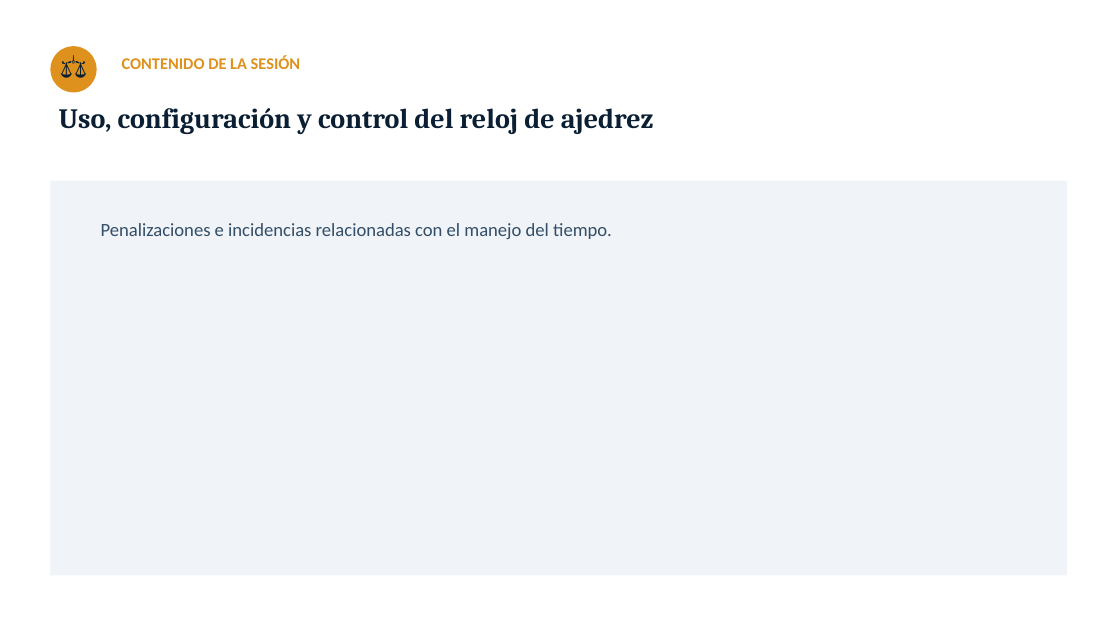
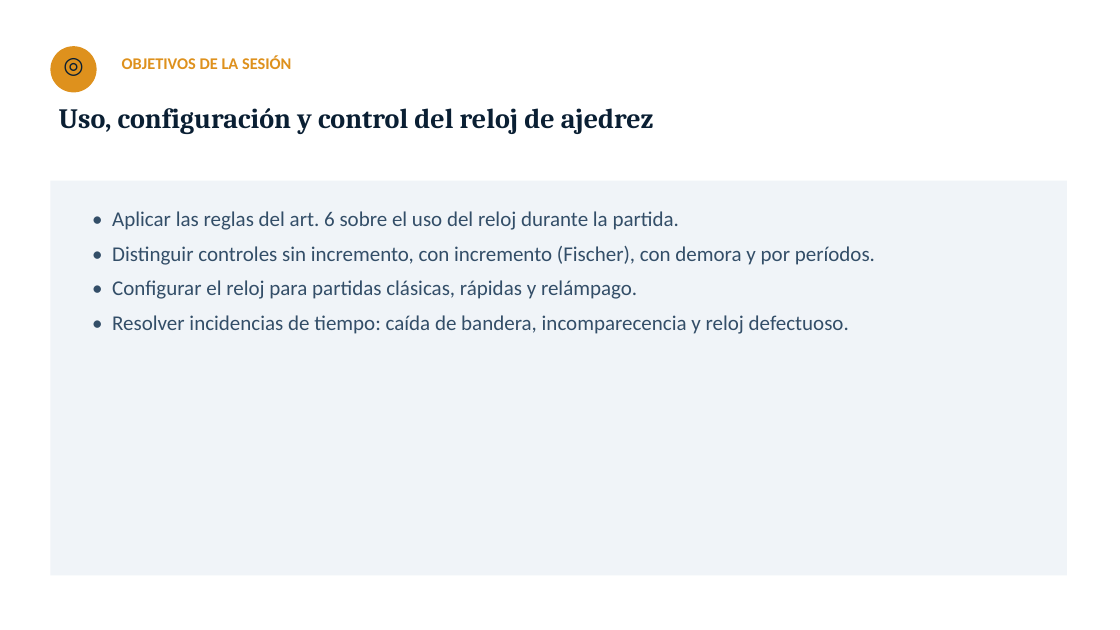
Before and after one commit to GMpupilo2026/Pagina-Completa, a slide deck: slide 2 of cursos/recursos/formacion-ajedrez/05-uso-y-control-del-reloj.pptx (slide 4 before the commit). Drawn at 1120x630 pixels with LibreOffice and Linux fonts; fonts in the diff are those of the drawing. Boxes give left, top, right and bottom in pixels: in the first picture for what was removed or moved away, otherwise in the second. Text is boxed around its words. In the diff, an @@ line names an element or a change of style, - is before the commit and + after.

```diff
--- a/cursos/recursos/formacion-ajedrez/05-uso-y-control-del-reloj.pptx
+++ b/cursos/recursos/formacion-ajedrez/05-uso-y-control-del-reloj.pptx
@@ text at box(50, 46, 97, 92): text changed @@
-⚖
+◎
@@ text at box(122, 56, 291, 69): text changed @@
-CONTENIDO DE LA SESIÓN
+OBJETIVOS DE LA SESIÓN
@@ text at box(112, 211, 875, 334): text changed; size 16 to 18 pt @@
-Penalizaciones e incidencias relacionadas con el manejo del tiempo.
+• Aplicar las reglas del art. 6 sobre el uso del reloj durante la partida.
+• Distinguir controles sin incremento, con incremento (Fischer), con demora y por períodos.
+• Configurar el reloj para partidas clásicas, rápidas y relámpago.
+• Resolver incidencias de tiempo: caída de bandera, incomparecencia y reloj defectuoso.
```
Also in this commit, not shown: 20 slides added, 2 slides removed, 28 other files.
